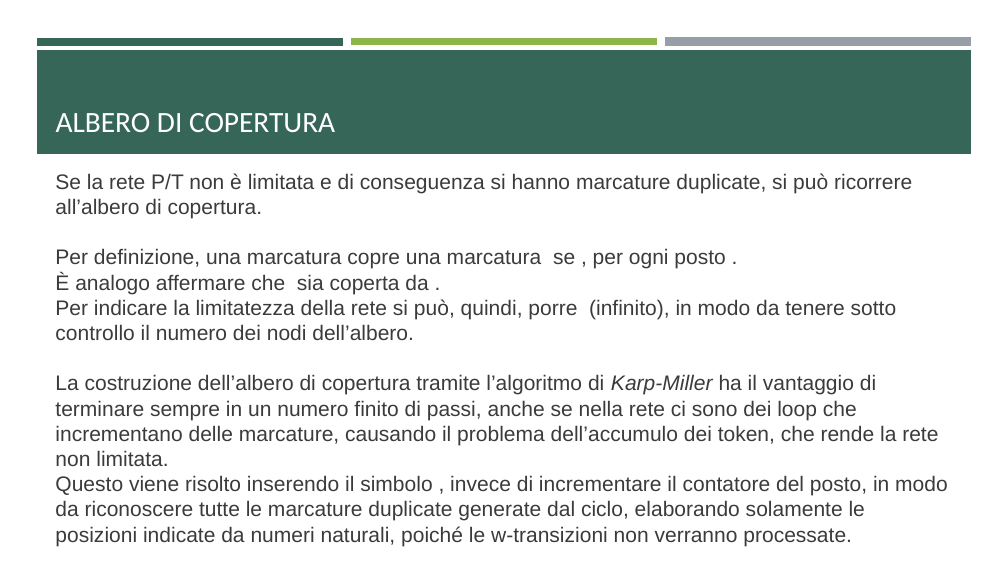
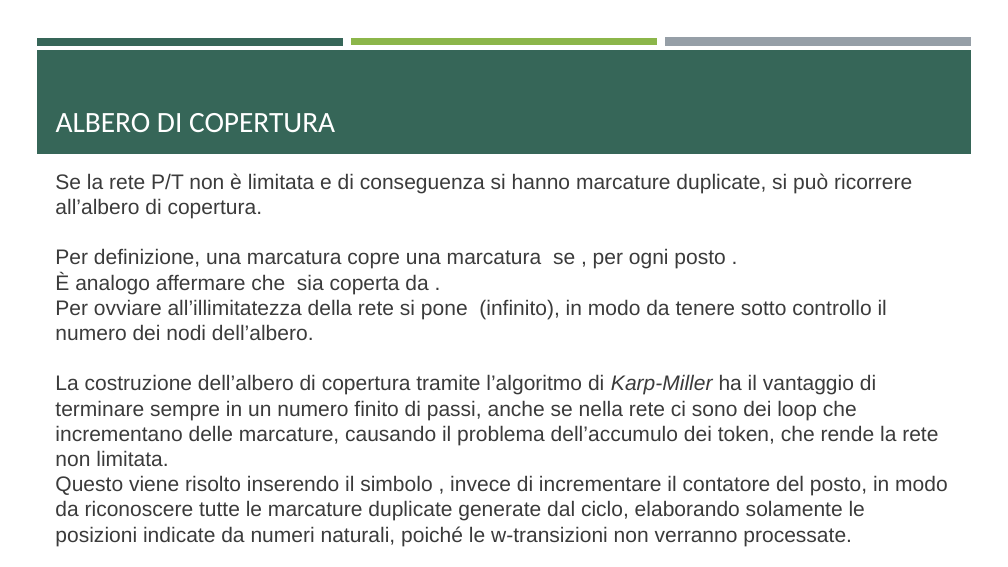
Before and after one commit to ivochan/RecirculatingPalletWarehouse, a slide deck: slide 21 of PresentazioneRetiPetriProgetto.odp. Drawn at 1008x567 pixels with LibreOffice and Linux fonts; fonts in the diff are those of the drawing. Boxes give left, top, right and bottom in pixels: in the first picture for what was removed or moved away, otherwise in the second. Text is boxed around its words. In the diff, an @@ line names an element or a change of style, - is before the commit and + after.

```diff
--- a/PresentazioneRetiPetriProgetto.odp
+++ b/PresentazioneRetiPetriProgetto.odp
@@ text at box(55, 299, 887, 340): text changed @@
-Per indicare la limitatezza della rete si può, quindi, porre (infinito), in modo da tenere sotto controllo il numero dei nodi dell’albero.
+Per ovviare all’illimitatezza della rete si pone (infinito), in modo da tenere sotto controllo il numero dei nodi dell’albero.
```
Also in this commit, not shown: 20 other slides changed, 2 other files.
